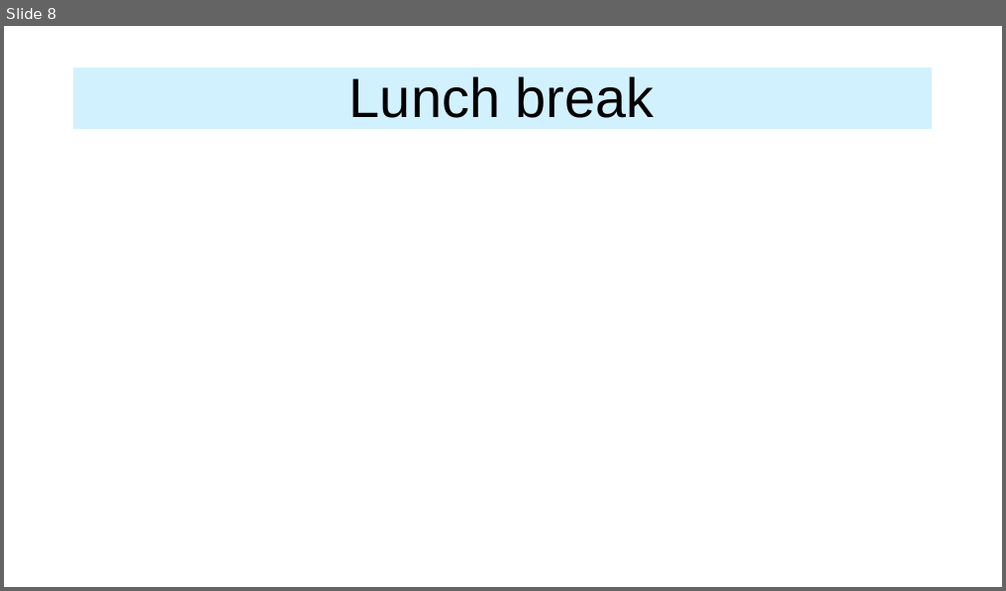
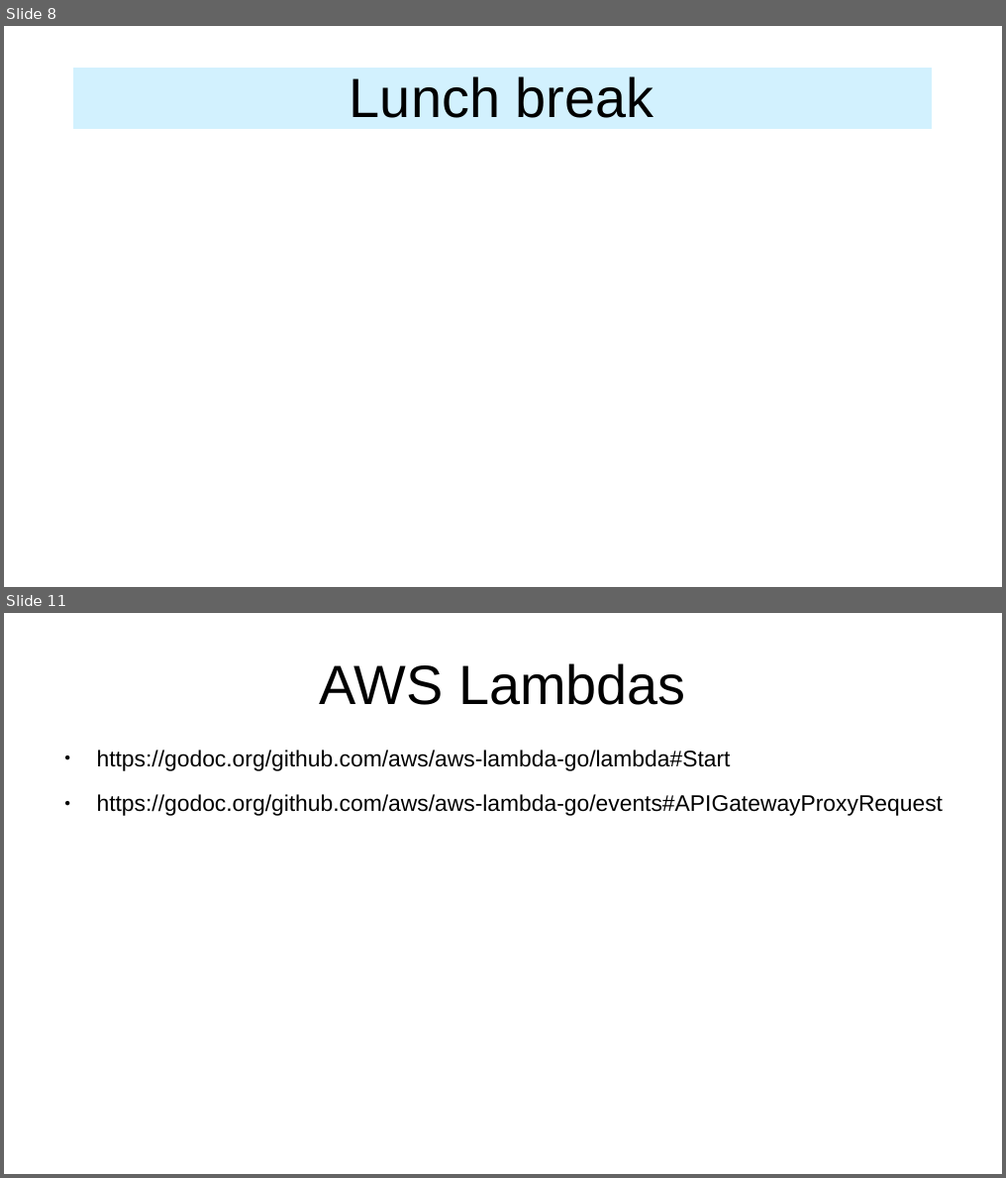
Before and after one commit to axis-go-course/spiderman, a slide deck: presentation.odp. Shown one above the other, each under a label of ours: slide 8 before the commit, slides 8 and 11 after it; the slides between them are not shown. The pictures are 1006x591 and 1006x1178 pixels, drawn with LibreOffice and Linux fonts; fonts in the diff are those of the drawing. Boxes give left, top, right and bottom in pixels: in the first picture for what was removed or moved away, otherwise in the second. Text is boxed around its words. In the diff, an @@ line names an element or a change of style, - is before the commit and + after.

```diff
--- a/presentation.odp
+++ b/presentation.odp
@@ slide 11 added at <box>4,613,1002,1174</box>, background #FFFFFF @@
@@ title added at <box>319,663,686,705</box>, 44 pt, text #000000 @@
+AWS Lambdas
@@ text added at <box>97,750,943,816</box>, 18 pt, text #000000 @@
+● https://godoc.org/github.com/aws/aws-lambda-go/lambda#Start
+● https://godoc.org/github.com/aws/aws-lambda-go/events#APIGatewayProxyRequest
```
Also in this commit, not shown: 1 slide changed, 1 other slide added, 5 slides removed, 4 other files.
